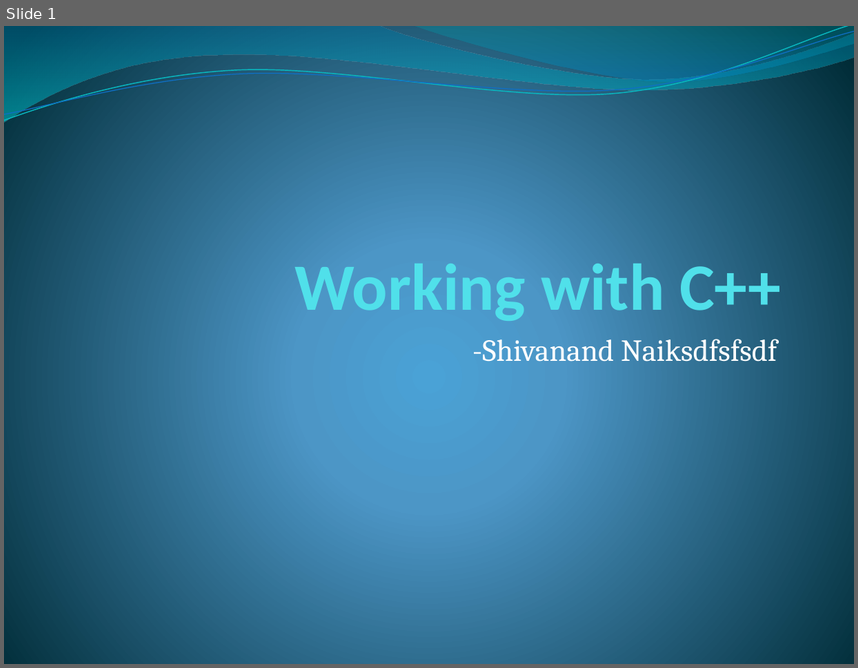
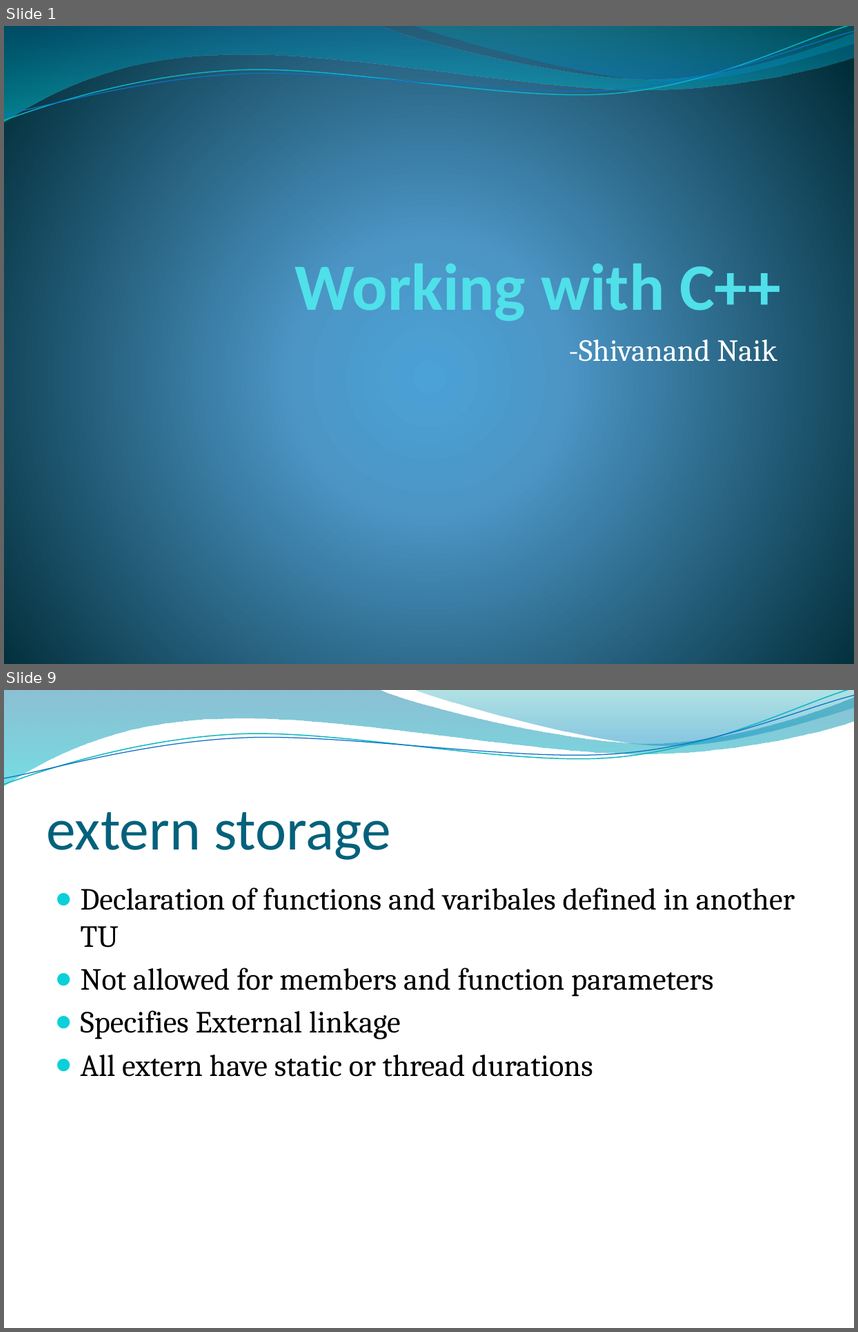
Before and after one commit to shivanandnaik/Presentations, a slide deck: c++.pptx. Shown one above the other, each under a label of ours: slide 1 before the commit, slides 1 and 9 after it; the slides between them are not shown. The pictures are 858x668 and 858x1332 pixels, drawn with LibreOffice and Linux fonts; fonts in the diff are those of the drawing; background and template pictures are left out. Boxes give left, top, right and bottom in pixels: in the first picture for what was removed or moved away, otherwise in the second. Text is boxed around its words. In the diff, an @@ line names an element or a change of style, - is before the commit and + after.

```diff
--- a/c++.pptx
+++ b/c++.pptx
@@ slide 9 added at [4, 690, 854, 1328], background picture (left out); not listed: 4 template elements that a slide beside it also shows @@
@@ title added at [47, 812, 391, 860], 50 pt, text #04617B @@
+extern storage
@@ text added at [81, 887, 795, 1076], 26 pt, text #000000 @@
+● Declaration of functions and varibales defined in another TU
+● Not allowed for members and function parameters
+● Specifies External linkage
+● All extern have static or thread durations
@@ slide 1 changed as well @@
@@ subtitle at [568, 339, 777, 361]: text changed @@
--Shivanand Naiksdfsfsdf
+-Shivanand Naik
```
Also in this commit, not shown: 1 other slide changed, 23 other slides added.
